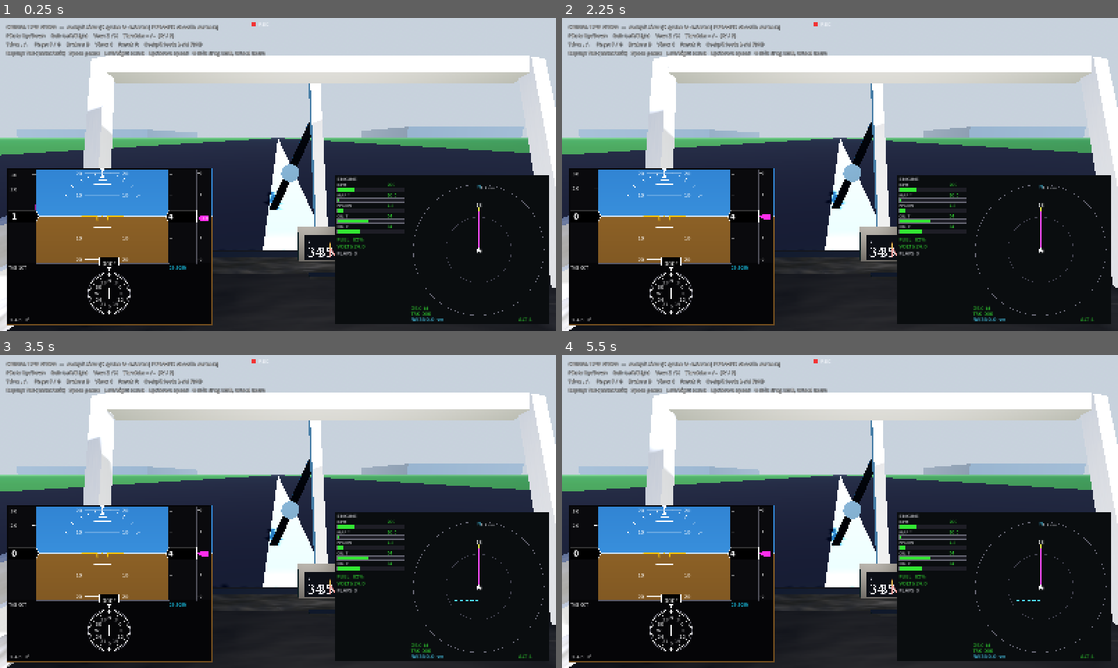
Above: before the commit, frames 1-4 (two rows, left to right).
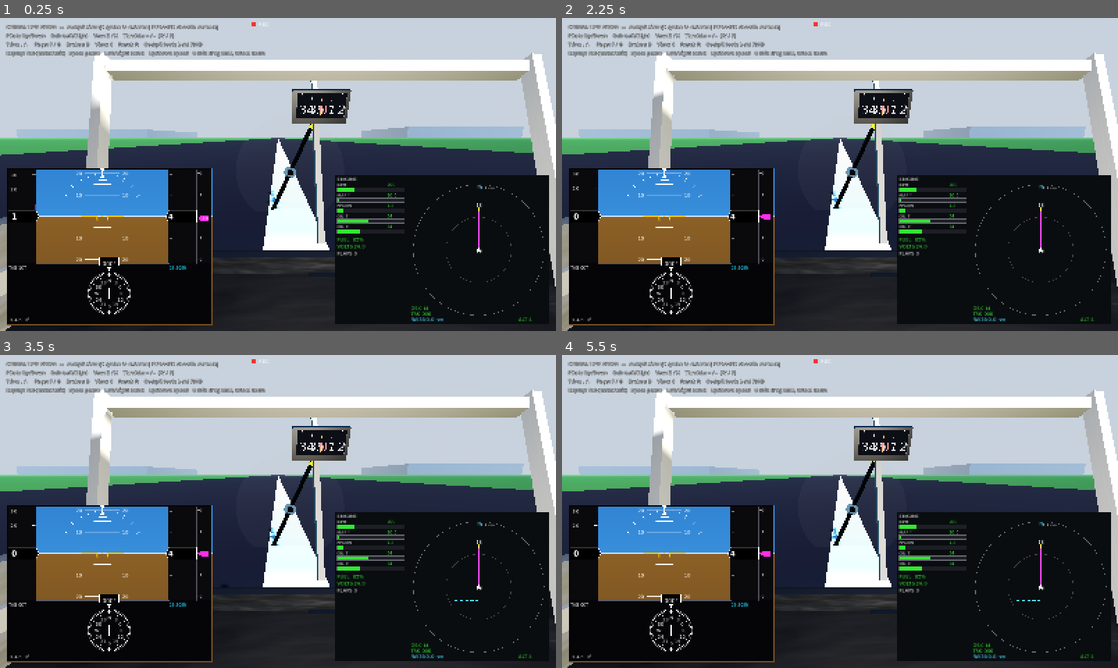
Above: after the commit, the same moments.

Repository: bigcubedata/test
Game: Godot game, scene res://src/Main.tscn
Same seed, same stepped clock (60 frames per second), same inputs: the game is played once before the commit and once after it.
Inputs (mouse positions are in pixels of both pictures, inside the frame that each line leads up to):
- Up to frame 1 (0.25 s): no input
- Up to frame 2 (2.25 s): move the mouse to (962, 158) at 0.52 s; hold Right (roll_right) 0.53-1.25 s; tap Tab (replay_toggle) at 0.6, 2.1 s; click (962, 158) at 0.67 s; tap Enter at 1.25 s; drag from (728, 190) to (812, 237) at 1.27 s; tap R (reset_aircraft) at 2 s; move the mouse to (895, 105) at 2.02 s; hold Right (roll_right) from 2.03 s (still down)
- Up to frame 3 (3.5 s): release Right (roll_right) at 2.75 s; drag from (250, 574) to (111, 464) at 2.77 s
- Up to frame 4 (5.5 s): move the mouse to (1006, 558) at 3.52 s; hold Left (roll_left) 3.53-4.25 s; tap Tab (replay_toggle) at 3.6, 5.1 s; tap R (reset_aircraft) at 4.25, 5 s; drag from (673, 464) to (756, 433) at 4.27 s; move the mouse to (867, 511) at 5.02 s; hold F (flaps_down) from 5.03 s (still down); click (867, 511) at 5.17 s

The runs differ from the first frame. In frame 1, 9.7% of the frame differs, in the area x 0-100%, y 11-100%; in frame 2, 9.8%; in frame 3, 9.7%; in frame 4, 9.8%.

Commit message:
Cockpit polish: slimmer warm window frame, better prop, unblocked compass
- Window frame: replace the chunky bright-white posts with slim, warm-grey
  "Royalite" A-pillars, a thin header and centre divider, a soft headliner and
  darker side trim — much less crude from the cockpit eye-point.
- Propeller: replace the single flat black slab with two slim pitched blades
  with yellow warning tips and a polished spinner cone; the translucent prop
  disc now fades in earlier so it reads as a blur in flight instead of a stick.
- Wet magnetic compass: move it from the glareshield (where the panel/frame
  occluded it) up to hang from the top-centre of the windshield, clearly
  visible.

Diff:
--- a/src/aircraft/Cockpit.gd
+++ b/src/aircraft/Cockpit.gd
@@ -94,24 +94,27 @@
 #  Cabin shell: posts, window frames, side walls
 # --------------------------------------------------------------------------
 func _build_structure() -> void:
-	var white := _mat(Color(0.82, 0.82, 0.84), 0.8, 0.0, _panel_normal, 0.25)
-	var grey := _mat(Color(0.5, 0.5, 0.53), 0.85, 0.0, _leather_normal, 0.4)
-
-	# Left / right windshield posts (A-pillars), leaning forward and outboard.
-	_box(Vector3(0.05, 0.8, 0.05), Vector3(-0.6, 0.22, -0.74), white, Vector3(-0.45, 0.0, 0.18))
-	_box(Vector3(0.05, 0.8, 0.05), Vector3(0.9, 0.22, -0.74), white, Vector3(-0.45, 0.0, -0.18))
-	# Top windshield frame.
-	_box(Vector3(1.6, 0.07, 0.07), Vector3(0.15, 0.55, -0.92), white, Vector3(-0.35, 0.0, 0.0))
-	# Centre post (between windshield halves).
-	_box(Vector3(0.04, 0.7, 0.04), Vector3(0.15, 0.28, -0.86), white, Vector3(-0.4, 0.0, 0.0))
-	# Side cabin walls / door frames.
-	_box(Vector3(0.06, 0.6, 1.5), Vector3(-0.64, -0.2, -0.1), grey)
-	_box(Vector3(0.06, 0.6, 1.5), Vector3(0.94, -0.2, -0.1), grey)
+	# Warm "Royalite" cabin plastic instead of stark white, with a soft headliner
+	# and slightly darker side trim — closer to a real C172 interior.
+	var frame := _mat(Color(0.63, 0.61, 0.57), 0.85, 0.0, _panel_normal, 0.25)
+	var head := _mat(Color(0.79, 0.78, 0.74), 0.9, 0.0, _leather_normal, 0.3)
+	var trim := _mat(Color(0.44, 0.43, 0.41), 0.85, 0.0, _leather_normal, 0.45)
+
+	# Slim A-pillars (windshield posts), leaning forward and outboard.
+	_box(Vector3(0.034, 0.84, 0.045), Vector3(-0.6, 0.22, -0.74), frame, Vector3(-0.45, 0.0, 0.18))
+	_box(Vector3(0.034, 0.84, 0.045), Vector3(0.9, 0.22, -0.74), frame, Vector3(-0.45, 0.0, -0.18))
+	# Thin windshield header.
+	_box(Vector3(1.62, 0.045, 0.055), Vector3(0.15, 0.55, -0.92), frame, Vector3(-0.35, 0.0, 0.0))
+	# Slim centre divider between the windshield halves.
+	_box(Vector3(0.022, 0.72, 0.03), Vector3(0.15, 0.26, -0.86), frame, Vector3(-0.4, 0.0, 0.0))
+	# Side cabin walls / door frames (lower, slimmer).
+	_box(Vector3(0.05, 0.6, 1.5), Vector3(-0.64, -0.2, -0.1), trim)
+	_box(Vector3(0.05, 0.6, 1.5), Vector3(0.94, -0.2, -0.1), trim)
 	# Window sills.
-	_box(Vector3(0.06, 0.06, 1.3), Vector3(-0.62, -0.02, -0.15), white)
-	_box(Vector3(0.06, 0.06, 1.3), Vector3(0.92, -0.02, -0.15), white)
-	# Cabin roof.
-	_box(Vector3(1.6, 0.05, 0.7), Vector3(0.15, 0.62, -0.2), white)
+	_box(Vector3(0.05, 0.05, 1.3), Vector3(-0.62, -0.02, -0.15), frame)
+	_box(Vector3(0.05, 0.05, 1.3), Vector3(0.92, -0.02, -0.15), frame)
+	# Headliner / cabin roof, gently sloped forward.
+	_box(Vector3(1.64, 0.045, 0.82), Vector3(0.15, 0.6, -0.18), head, Vector3(0.05, 0.0, 0.0))
 
 
 # --------------------------------------------------------------------------
@@ -146,8 +149,9 @@
 	_make_screen(MFD_SCRIPT, Vector3(0.37, -0.30, -0.565), 0.34, 0.27, tilt)
 	# Standby steam gauges (ASI/AI/ALT) to the left of the PFD.
 	_make_screen(STANDBY_SCRIPT, Vector3(-0.31, -0.30, -0.565), 0.10, 0.28, tilt, Vector2i(384, 1024))
-	# Wet magnetic compass on top of the glareshield.
-	_make_screen(COMPASS_SCRIPT, Vector3(0.15, -0.02, -0.60), 0.15, 0.07, Vector3(-0.4, 0, 0), Vector2i(512, 256))
+	# Wet magnetic compass hung from the top of the windshield, centred so it
+	# stays clear of the glareshield and panel instead of being occluded.
+	_make_screen(COMPASS_SCRIPT, Vector3(0.15, 0.40, -0.80), 0.17, 0.085, Vector3(0.34, 0, 0), Vector2i(512, 256))
 	# Avionics / radio stack between and below the screens.
 	var stack := _mat(Color(0.07, 0.07, 0.08), 0.6)
 	_box(Vector3(0.10, 0.36, 0.03), Vector3(0.15, -0.32, -0.632), stack, tilt)
--- a/src/aircraft/Propeller.gd
+++ b/src/aircraft/Propeller.gd
@@ -13,35 +13,47 @@
 
 
 func _ready() -> void:
-	var dark := _mat(Color(0.05, 0.05, 0.06), 0.4, 0.2)
-	var spinner_mat := _mat(Color(0.75, 0.75, 0.78), 0.3, 0.7)
+	var dark := _mat(Color(0.06, 0.06, 0.07), 0.45, 0.1)
+	var tip := _mat(Color(0.95, 0.78, 0.08), 0.4, 0.1)        # painted warning tip
+	var alu := _mat(Color(0.78, 0.78, 0.81), 0.25, 0.85)      # polished spinner
 
-	# Spinner cone (points forward, -Z).
-	var spinner := _cyl(0.02, 0.16, 0.34, spinner_mat, Vector3(-PI * 0.5, 0, 0))
-	spinner.position = Vector3(0, 0, -0.1)
+	# Polished spinner cone (narrow end forward, -Z).
+	var spinner := _cyl(0.02, 0.11, 0.24, alu, Vector3(-PI * 0.5, 0, 0))
+	spinner.position = Vector3(0, 0, -0.12)
 
 	_blades = Node3D.new()
 	add_child(_blades)
 	# Hub.
-	_cyl(0.07, 0.07, 0.12, dark, Vector3(PI * 0.5, 0, 0), _blades)
-	# Two blades = one long thin slab across the hub, with a slight twist look.
-	var blade := MeshInstance3D.new()
-	var bm := BoxMesh.new()
-	bm.size = Vector3(0.14, 1.88, 0.03)
-	blade.mesh = bm
-	blade.material_override = dark
-	_blades.add_child(blade)
+	_cyl(0.055, 0.055, 0.09, dark, Vector3(PI * 0.5, 0, 0), _blades)
+	# Two slim, pitched blades with yellow tips (instead of one flat slab).
+	for s in [1.0, -1.0]:
+		var b := MeshInstance3D.new()
+		var bm := BoxMesh.new()
+		bm.size = Vector3(0.075, 0.84, 0.02)
+		b.mesh = bm
+		b.material_override = dark
+		b.position = Vector3(0, s * 0.50, 0)
+		b.rotation = Vector3(0, 0.30, 0)                 # blade pitch/twist
+		_blades.add_child(b)
+		var t := MeshInstance3D.new()
+		var tm := BoxMesh.new()
+		tm.size = Vector3(0.075, 0.12, 0.02)
+		t.mesh = tm
+		t.material_override = tip
+		t.position = Vector3(0, s * 0.92, 0)
+		t.rotation = Vector3(0, 0.30, 0)
+		_blades.add_child(t)
 
-	# Translucent prop-arc disc.
+	# Translucent prop-arc disc that fades in with rpm to sell the blur.
 	var arc := MeshInstance3D.new()
 	var disc := CylinderMesh.new()
-	disc.top_radius = 0.96
-	disc.bottom_radius = 0.96
+	disc.top_radius = 0.99
+	disc.bottom_radius = 0.99
 	disc.height = 0.006
 	arc.mesh = disc
 	arc.rotation = Vector3(PI * 0.5, 0, 0)
 	_arc_mat = StandardMaterial3D.new()
-	_arc_mat.albedo_color = Color(0.6, 0.6, 0.62, 0.0)
+	_arc_mat.albedo_color = Color(0.62, 0.62, 0.64, 0.0)
 	_arc_mat.transparency = BaseMaterial3D.TRANSPARENCY_ALPHA
 	_arc_mat.shading_mode = BaseMaterial3D.SHADING_MODE_UNSHADED
 	arc.material_override = _arc_mat
@@ -56,7 +68,7 @@
 		_blades.rotation.z += rps * TAU * delta
 	if _arc_mat:
 		# Blades visible at low rpm; arc disc takes over as it spools up.
-		var a := clampf((rpm - 800.0) / 1600.0, 0.0, 1.0) * 0.22
+		var a := clampf((rpm - 500.0) / 1100.0, 0.0, 1.0) * 0.28
 		_arc_mat.albedo_color.a = a
 
 
